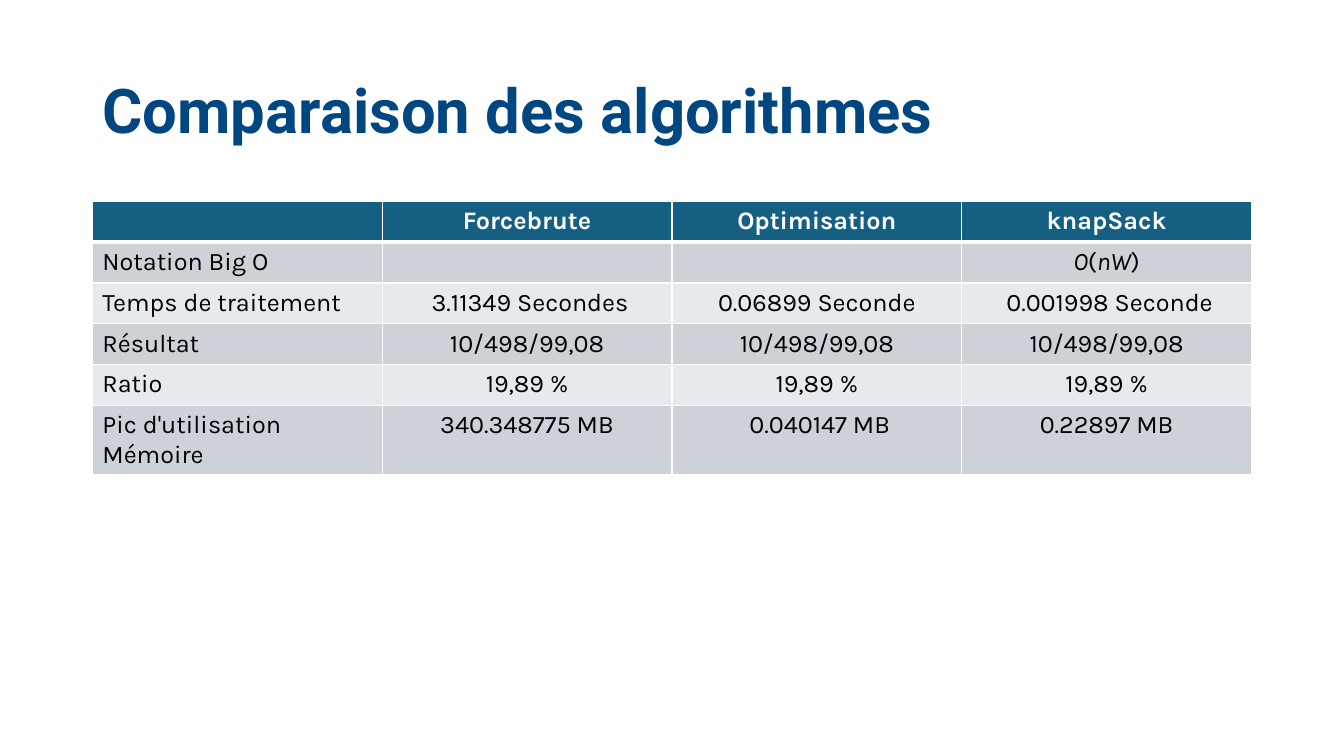
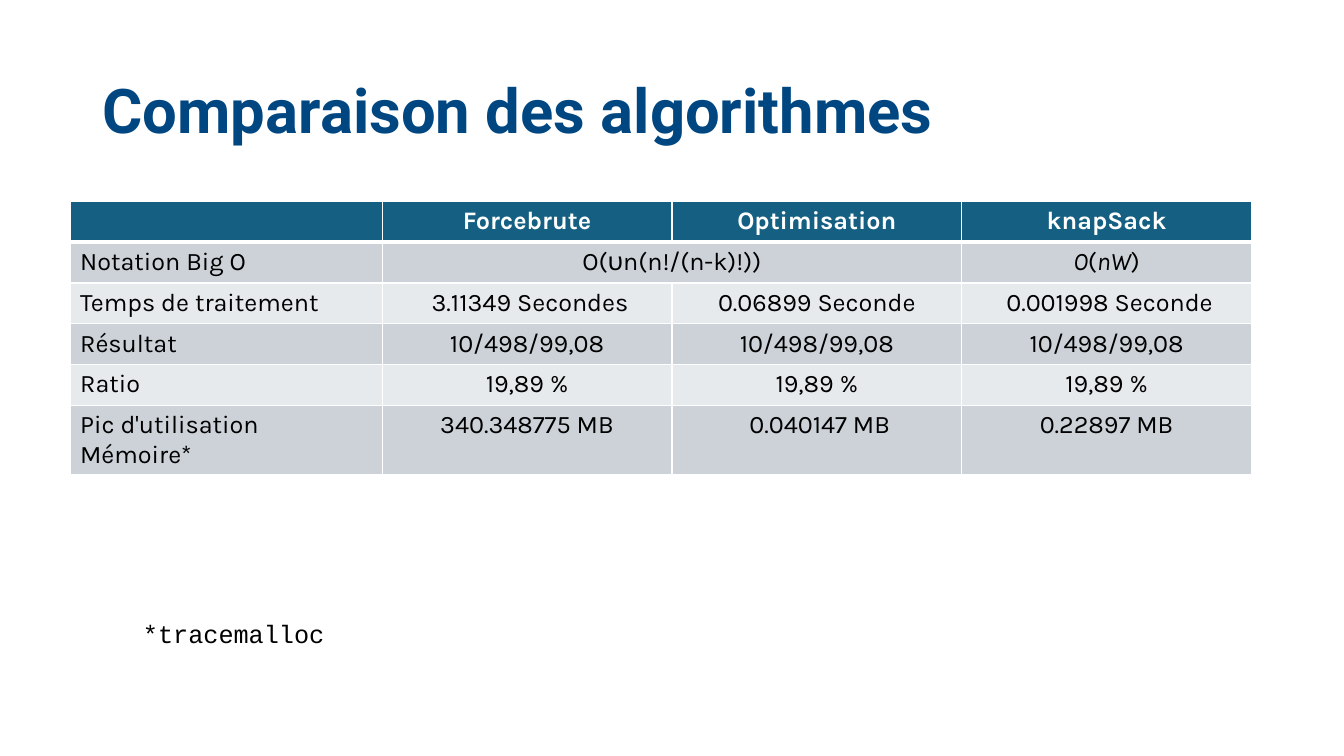
Before and after one commit to Thorrien/AlgoInvest-Trade, a slide deck: slide 14 of ppt/AlgoInvest&Trade.pptx (slide 9 before the commit). Drawn at 1344x756 pixels with LibreOffice and Linux fonts; fonts in the diff are those of the drawing. Boxes give left, top, right and bottom in pixels: in the first picture for what was removed or moved away, otherwise in the second. Text is boxed around its words. In the diff, an @@ line names an element or a change of style, - is before the commit and + after.

```diff
--- a/ppt/AlgoInvest&Trade.pptx
+++ b/ppt/AlgoInvest&Trade.pptx
@@ table at [71,202,1251,468] @@
-row 2, column 2: 
+row 2, column 2: O(υn(n!/(n-k)!))
-row 6, column 1: Pic d'utilisation Mémoire
+row 6, column 1: Pic d'utilisation Mémoire*
@@ table: place and size @@
-table at [93,202,1250,468]
+table at [71,202,1251,468]
@@ text added at [143,624,324,644], 18 pt, text #000000 @@
+*tracemalloc
```
Also in this commit, not shown: 3 other slides changed, 5 slides added, 1 other file.
